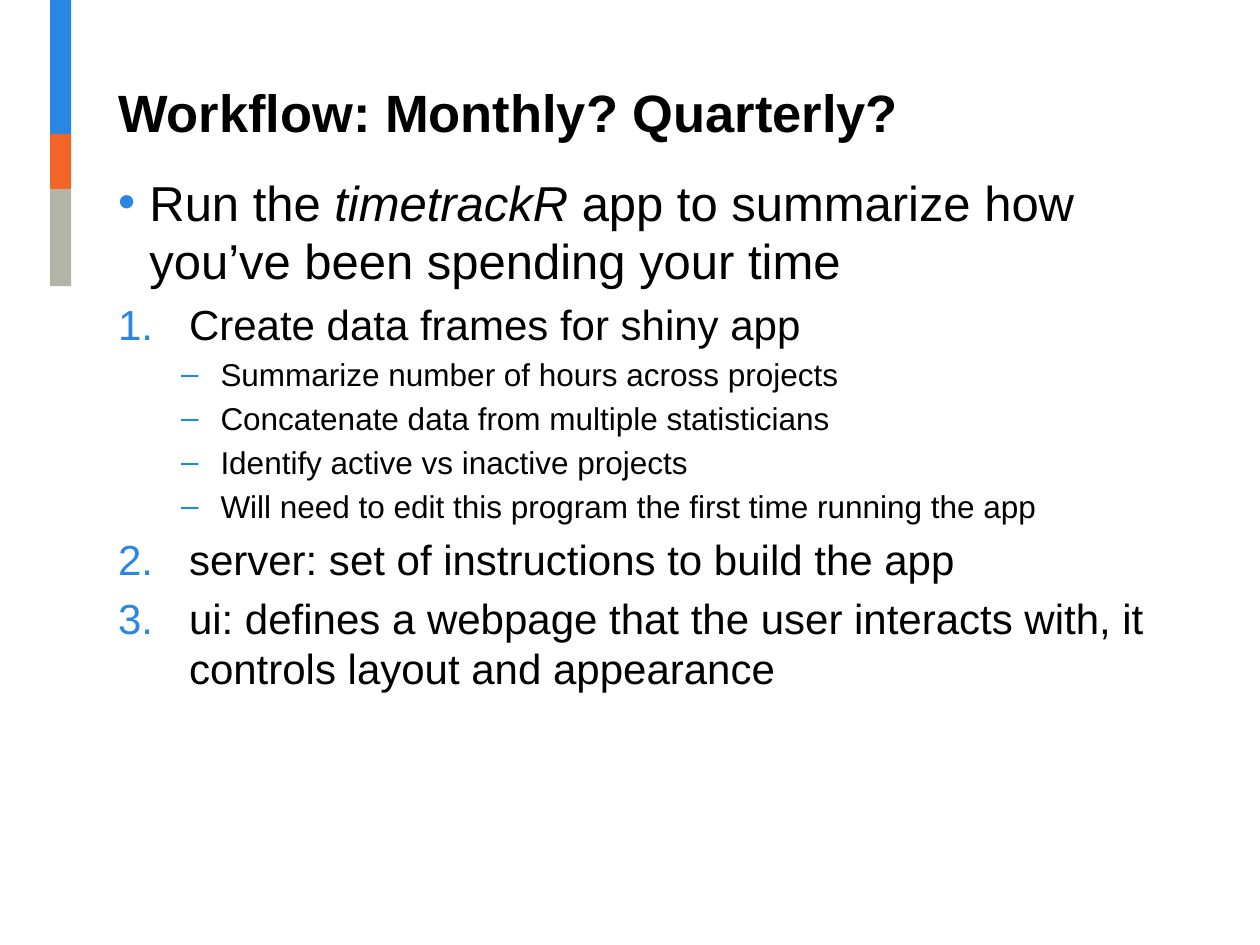
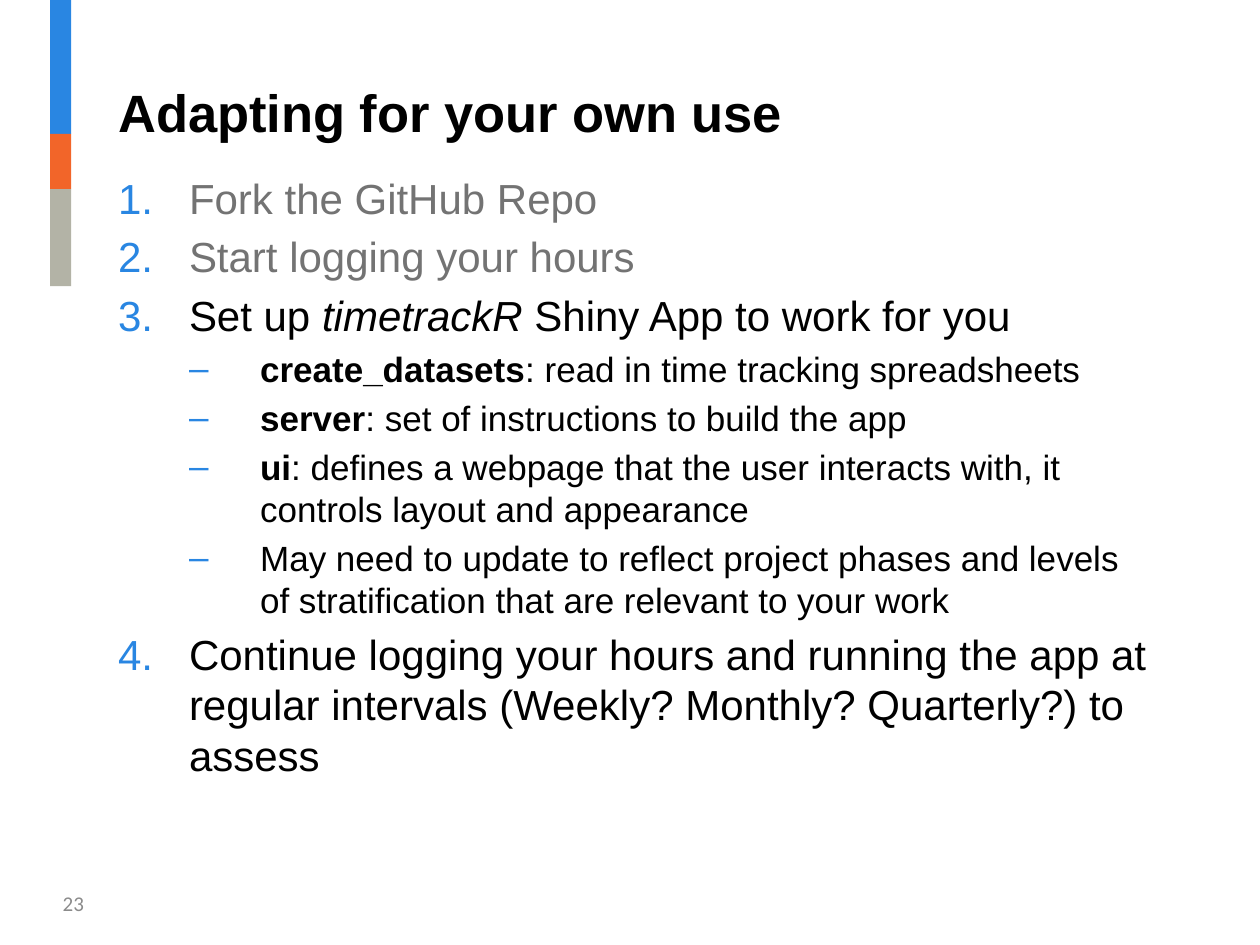
Before and after one commit to jalavery/timetrackR, a slide deck: slide 23 of RLadies timetrackR Presentation.pptx (slide 27 before the commit). Drawn at 1260x945 pixels with LibreOffice and Linux fonts; fonts in the diff are those of the drawing; background and template pictures are left out. Boxes give left, top, right and bottom in pixels: in the first picture for what was removed or moved away, otherwise in the second. Text is boxed around its words. In the diff, an @@ line names an element or a change of style, - is before the commit and + after.

Commit message:
clean up project folder

```diff
--- a/RLadies timetrackR Presentation.pptx
+++ b/RLadies timetrackR Presentation.pptx
@@ title at [118,94,782,143]: text changed @@
-Workflow: Monthly? Quarterly?
+Adapting for your own use
@@ text at [189,183,1080,388]: text changed; size 18 to 24 pt @@
-• Run the timetrackR app to summarize how you’ve been spending your time
-1. Create data frames for shiny app
-  – Summarize number of hours across projects
-  – Concatenate data from multiple statisticians
-  – Identify active vs inactive projects
-  – Will need to edit this program the first time running the app
+1. Fork the GitHub Repo
+2. Start logging your hours
+3. Set up timetrackR Shiny App to work for you
+  – create_datasets: read in time tracking spreadsheets
@@ text at [260,405,1060,528]: size 24 to 20 pt in "server: set of instructions to build the ...", "ui: defines a webpage that the user ..."; bold on in "server:", "ui:"; bullet 1. to –; list level 1 to 2 in "server: set of instructions to ..."; list level 1 to 2 in "ui: defines a webpage that ..." @@
@@ text at [189,545,1146,772]: paragraphs added @@
+  – May need to update to reflect project phases and levels of stratification that are relevant to your work
+4. Continue logging your hours and running the app at regular intervals (Weekly? Monthly? Quarterly?) to assess
@@ page number added at [63,897,84,911], 12 pt, text #8C8C8C @@
+23
```
Also in this commit, not shown: 26 other slides changed, 7 slides added, 10 slides removed, 13 other files.
